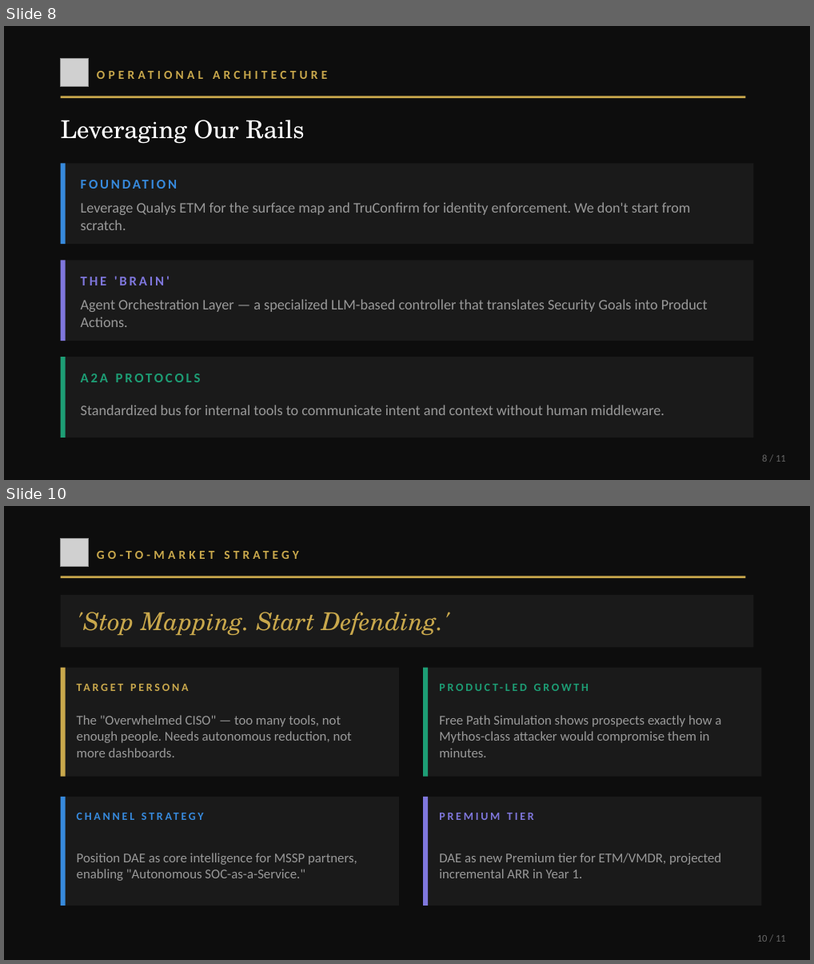
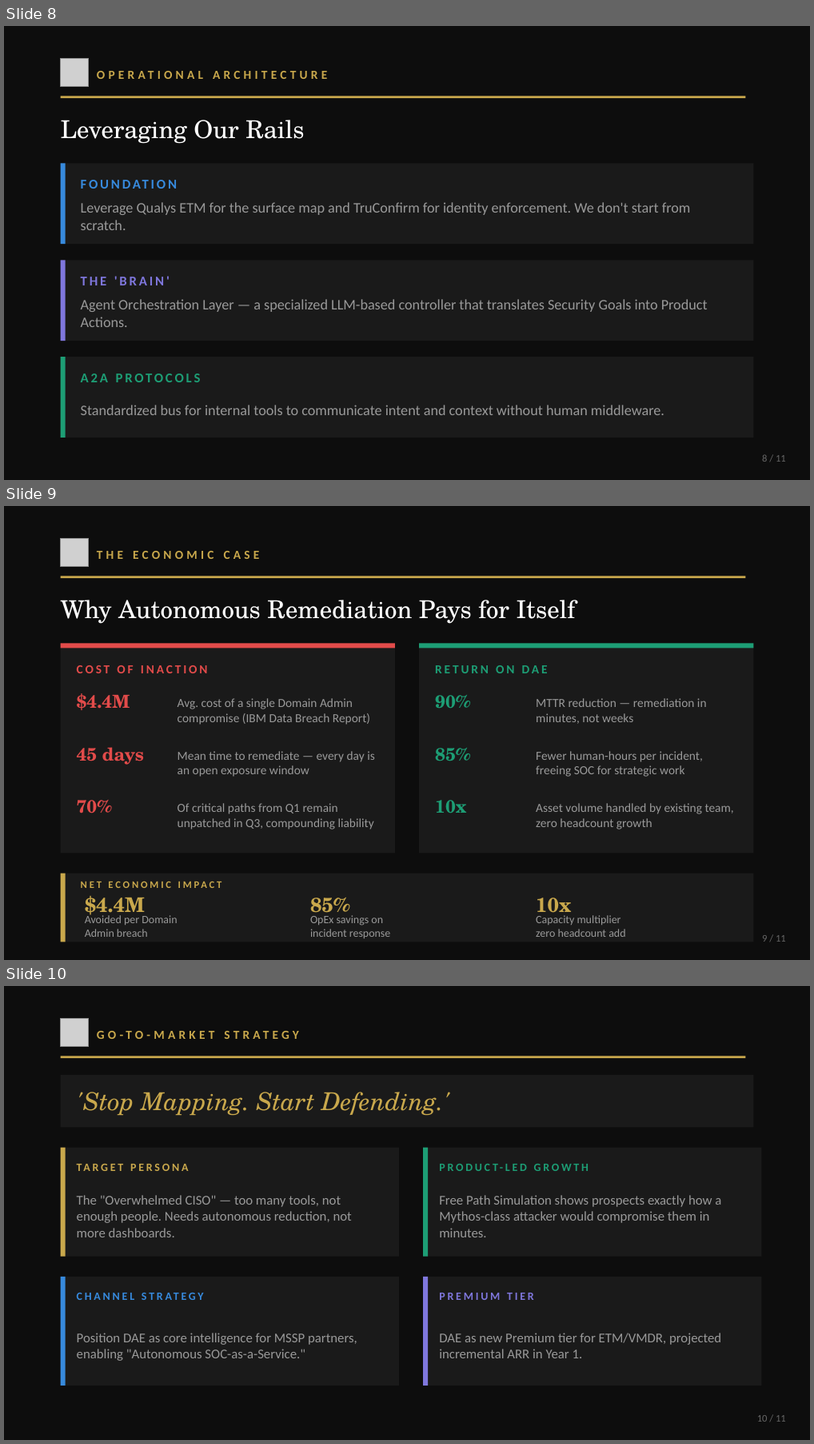
Before and after one commit to mayukhg/dae-attack-path-demo, a slide deck: Project_Aegis_DAE.pptx. Shown one above the other, each under a label of ours: slides 8 and 10 before the commit, slides 8, 9 and 10 after it; the slides between them are not shown. The pictures are 814x964 and 814x1444 pixels, drawn with LibreOffice and Linux fonts; fonts in the diff are those of the drawing; grey boxes stand for pictures. Boxes give left, top, right and bottom in pixels: in the first picture for what was removed or moved away, otherwise in the second. Text is boxed around its words. In the diff, an @@ line names an element or a change of style, - is before the commit and + after.

```diff
--- a/Project_Aegis_DAE.pptx
+++ b/Project_Aegis_DAE.pptx
@@ slide 9 added at bbox=[4, 506, 810, 960], background #0D0D0D @@
@@ picture added at bbox=[61, 538, 89, 567] @@
@@ text added at bbox=[97, 551, 260, 559], 11 pt, text #C9A84C, bold @@
+THE ECONOMIC CASE
@@ line added from (61, 577) to (746, 577), #C9A84C 2 pt @@
@@ text added at bbox=[61, 600, 576, 624], 22 pt, text #FFFFFF @@
+Why Autonomous Remediation Pays for Itself
@@ rectangle added at bbox=[61, 643, 395, 852], fill #1A1A1A @@
@@ rectangle added at bbox=[61, 643, 395, 648], fill #E24B4A @@
@@ rectangle added at bbox=[419, 643, 754, 852], fill #1A1A1A @@
@@ rectangle added at bbox=[419, 643, 754, 648], fill #1D9E75 @@
@@ text added at bbox=[77, 665, 208, 673], 11 pt, text #E24B4A, bold @@
+COST OF INACTION
@@ text added at bbox=[435, 665, 548, 673], 11 pt, text #1D9E75, bold @@
+RETURN ON DAE
@@ text added at bbox=[77, 693, 130, 710], 16 pt, text #E24B4A, bold @@
+$4.4M
@@ text added at bbox=[435, 695, 470, 708], 16 pt, text #1D9E75, bold @@
+90%
@@ text added at bbox=[178, 698, 370, 724], 11 pt, text #999999 @@
+Avg. cost of a single Domain Admin compromise (IBM Data Breach Report)
@@ text added at bbox=[536, 698, 707, 724], 11 pt, text #999999 @@
+MTTR reduction — remediation in minutes, not weeks
@@ text added at bbox=[77, 747, 145, 764], 16 pt, text #E24B4A, bold @@
+45 days
@@ text added at bbox=[178, 751, 375, 776], 11 pt, text #999999 @@
+Mean time to remediate — every day is an open exposure window
@@ text added at bbox=[435, 748, 470, 760], 16 pt, text #1D9E75, bold @@
+85%
@@ text added at bbox=[536, 751, 703, 776], 11 pt, text #999999 @@
+Fewer human-hours per incident, freeing SOC for strategic work
@@ text added at bbox=[77, 800, 112, 813], 16 pt, text #E24B4A, bold @@
+70%
@@ text added at bbox=[178, 803, 374, 829], 11 pt, text #999999 @@
+Of critical paths from Q1 remain unpatched in Q3, compounding liability
@@ text added at bbox=[435, 800, 466, 812], 16 pt, text #1D9E75, bold @@
+10x
@@ text added at bbox=[536, 803, 734, 829], 11 pt, text #999999 @@
+Asset volume handled by existing team, zero headcount growth
@@ rectangle added at bbox=[61, 873, 754, 941], fill #1A1A1A @@
@@ rectangle added at bbox=[61, 873, 66, 941], fill #C9A84C @@
@@ text added at bbox=[81, 876, 322, 893], 9 pt, text #C9A84C, bold @@
+NET ECONOMIC IMPACT
@@ text added at bbox=[85, 896, 145, 918], 18 pt, text #C9A84C, bold @@
+$4.4M
@@ text added at bbox=[85, 913, 177, 936], 10 pt, text #999999 @@
+Avoided per Domain
+Admin breach
@@ text added at bbox=[310, 897, 350, 918], 18 pt, text #C9A84C, bold @@
+85%
@@ text added at bbox=[536, 897, 571, 918], 18 pt, text #C9A84C, bold @@
+10x
@@ text added at bbox=[310, 915, 390, 938], 10 pt, text #999999 @@
+OpEx savings on
+incident response
@@ text added at bbox=[536, 915, 626, 936], 10 pt, text #999999 @@
+Capacity multiplier
+zero headcount add
@@ text added at bbox=[762, 935, 786, 941], 9 pt, text #666666 @@
+9 / 11
```
Also in this commit, not shown: 1 slide removed.
